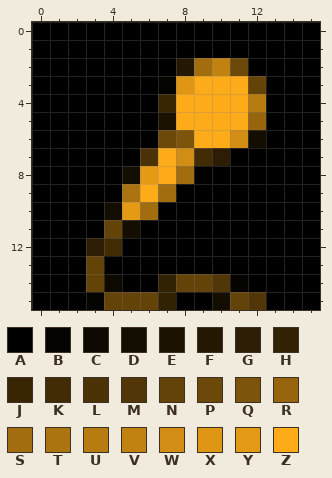
One commit to this pixel-art sprite: favicon-16x16.png. The first picture shows the starting point.
The file is 16x16 pixels. Colours within 5 levels of each other are drawn and written as one.
Palette (. is transparent): A #000000  B #060400  C #0e0a01  D #140d01  E #1b1202  F #241803  G #2c1d04  H #322204  J #382504  K #422c06  L #4b3207  M #513607  N #644309  P #6c4809  Q #7d540b  R #97650e  S #a16d0f  T #ac7410  U #b67b11  V #c18212  W #d18d14  X #df9615  Y #e59a16  Z #fdab19
Once edited:
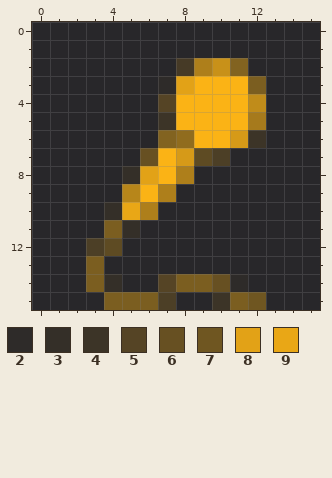
Colours new in this view: 2 #2e2b29  3 #342f28  4 #3c3427  5 #554425  6 #675022  7 #6f5621  8 #e2a217  9 #e9a716
Diff:
Colour A changes from #000000 to #28272a.
Colour F changes from #241803 to #463a26.
Colour G changes from #2c1d04 to #4c3f26.
Colour K changes from #422c06 to #5e4b23.
Colour N changes from #644309 to #7b5e20.
Colour P changes from #6c4809 to #826320.
Colour Q changes from #7d540b to #906c1e.
Colour R changes from #97650e to #a67a1c.
Colour S changes from #a16d0f to #ae7f1b.
Colour T changes from #ac7410 to #b7861a.
Colour U changes from #b67b11 to #c08c1a.
Colour V changes from #c18212 to #c89119.
Colour W changes from #d18d14 to #d69a18.
Colour Z changes from #fdab19 to #fbb315.
Colour B becomes colour 2 in row 3 at x 7; in row 14 at x 11.
Colour C becomes colour 3 in row 14 at x 4.
Colour D becomes colour 3 in row 8 at x 5; in row 10 at x 4; in row 11 at x 5.
Colour D becomes colour 4 in row 6 at x 12; in row 15 at x 10.
Colour E becomes colour 4 in row 5 at x 7.
Colour H becomes colour 5 in row 14 at x 7.
Colour J becomes colour 5 in row 4 at x 7.
Colour L becomes colour 6 in row 7 at x 6.
Colour M becomes colour 6 in row 14 at x 10.
Colour M becomes colour 7 in row 15 at x 12.
Colour X becomes colour 8 in row 3 at x 8.
Colour Y becomes colour 8 in row 8 at x 6.
Colour Y becomes colour 9 in row 10 at x 5.
Colour B becomes colour A in row 15 at x 3.
Colour H becomes colour G in row 15 at x 7.
